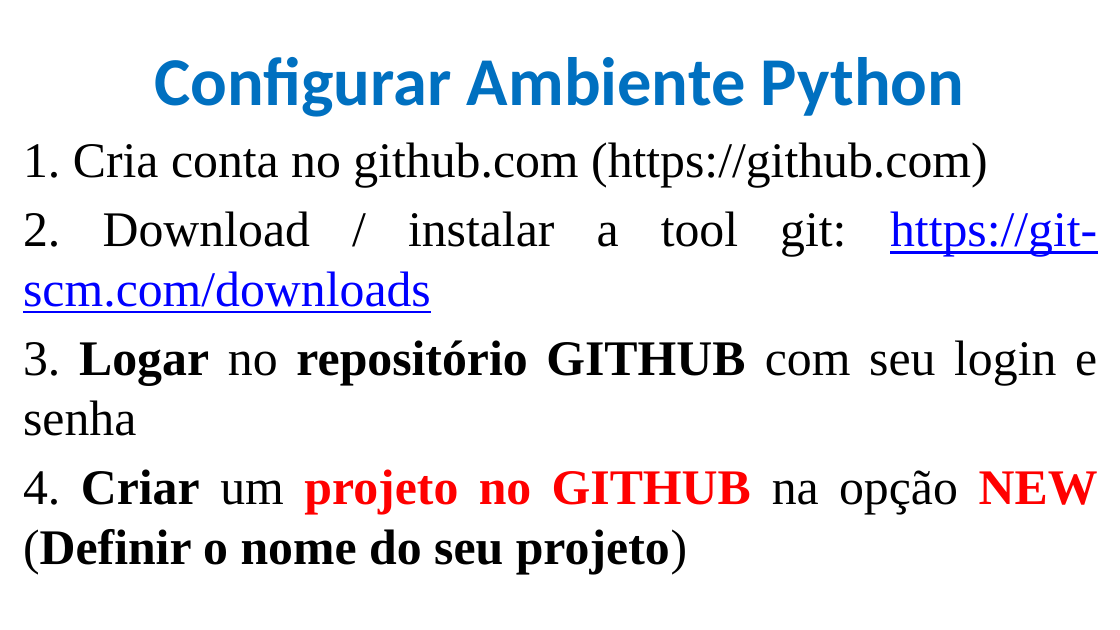
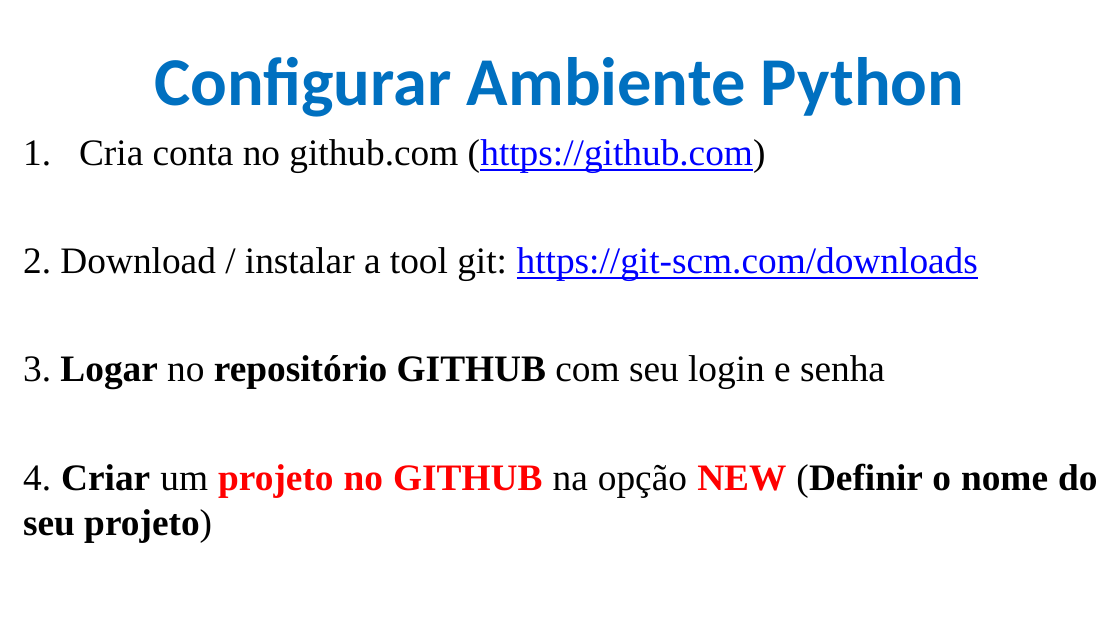
Before and after one commit to CloudEducationBrazil/WydenPythonParadigmas, a slide deck: slide 12 of 01 Classes/Aula 01 Programação Python - Caracterização e Ambiente.pptx. Drawn at 1120x630 pixels with LibreOffice and Linux fonts; fonts in the diff are those of the drawing; background and template pictures are left out. Boxes give left, top, right and bottom in pixels: in the first picture for what was removed or moved away, otherwise in the second. Text is boxed around its words. In the diff, an @@ line names an element or a change of style, - is before the commit and + after.

```diff
--- a/01 Classes/Aula 01 Programação Python - Caracterização e Ambiente.pptx
+++ b/01 Classes/Aula 01 Programação Python - Caracterização e Ambiente.pptx
@@ text at (x1=79, y1=139, x2=766, y2=172): text changed; size 32 to 24 pt @@
-1. Cria conta no github.com (https://github.com)
+1. Cria conta no github.com (https://github.com)
@@ text at (x1=23, y1=247, x2=1097, y2=542): size 32 to 24 pt in "2. Download / instalar a tool git: ...", "3. Logar no repositório GITHUB com seu ...", "4. Criar um projeto no GITHUB na ..." @@
```
Also in this commit, not shown: 4 other slides changed, 1 slide added.
